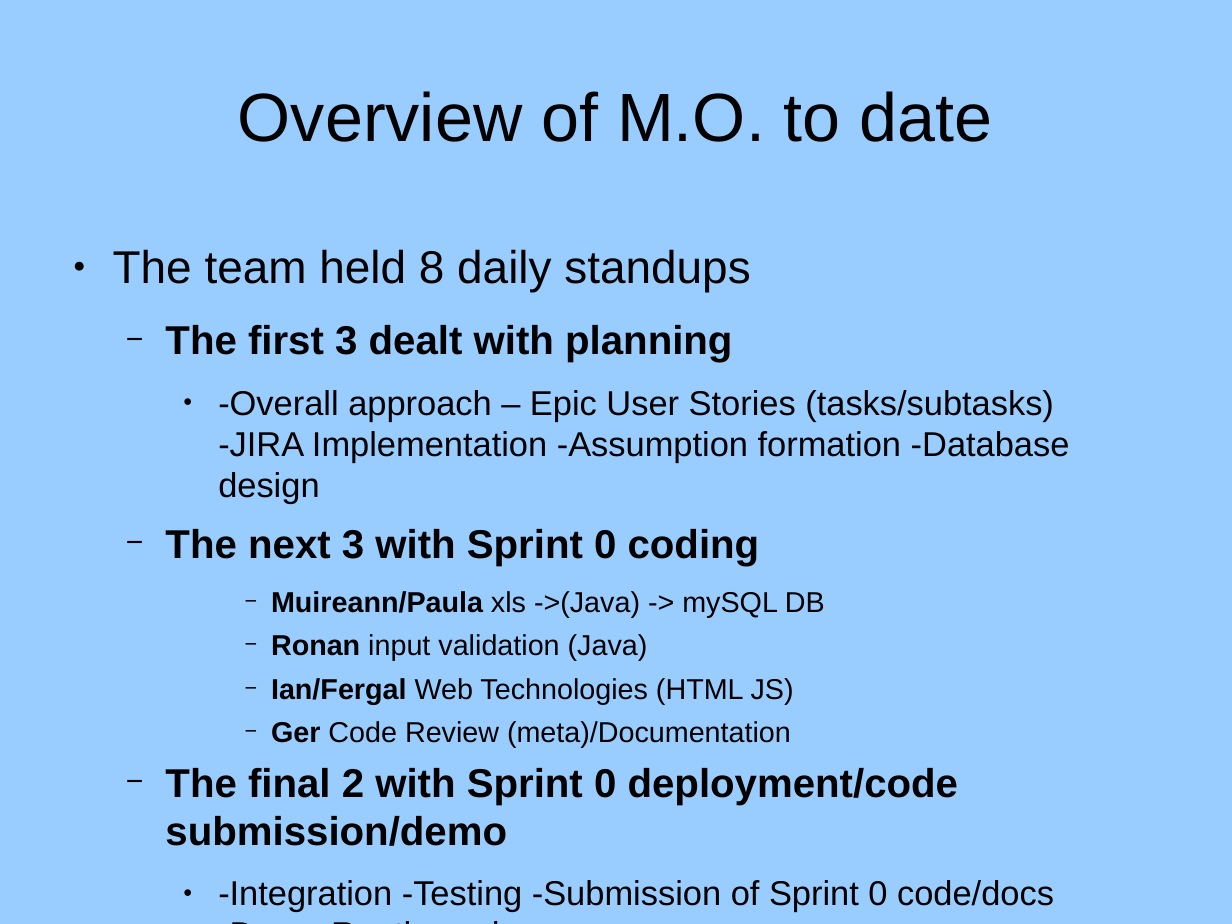
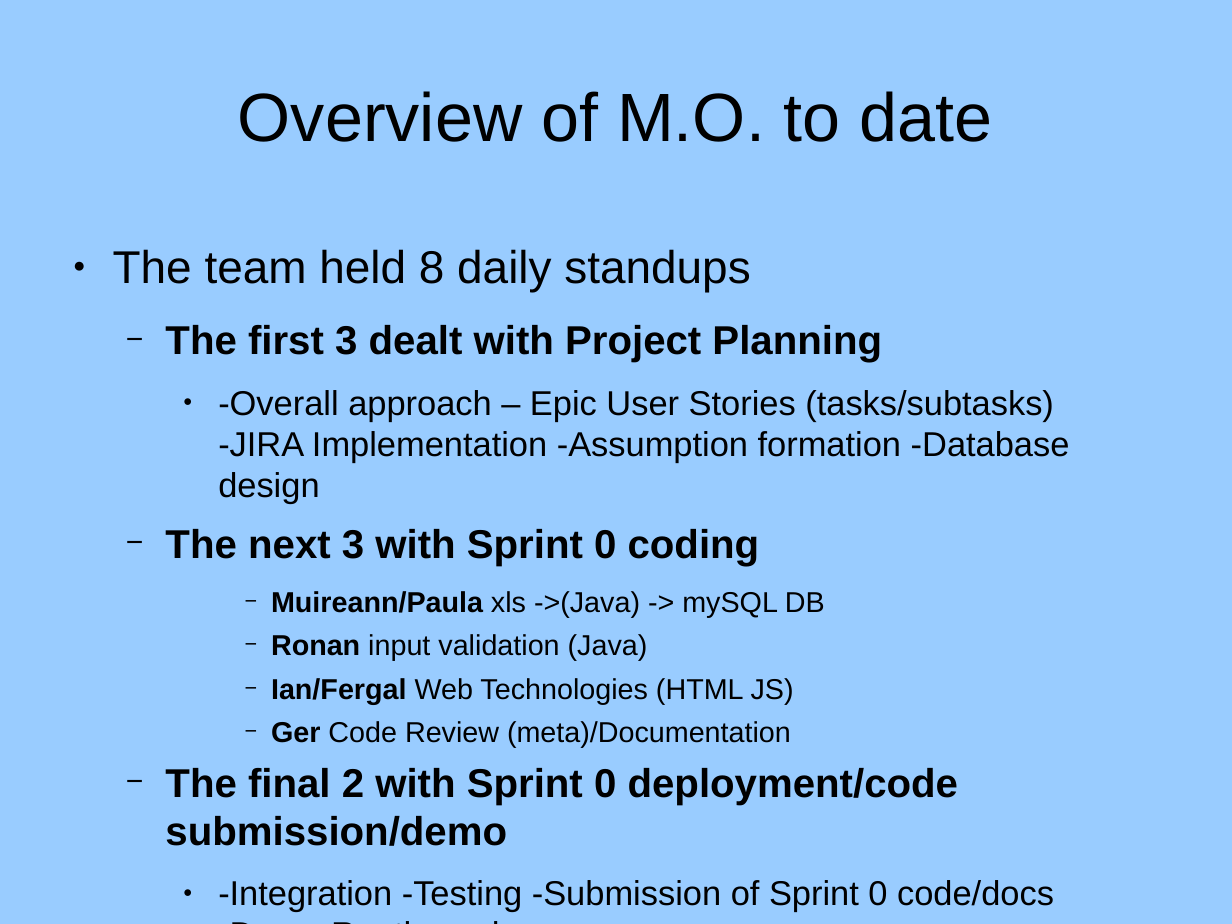
Before and after one commit to rednanor/GroupProject, a slide deck: slide 2 of Group5presentation.odp. Drawn at 1232x924 pixels with LibreOffice and Linux fonts; fonts in the diff are those of the drawing; background and template pictures are left out. Boxes give left, top, right and bottom in pixels: in the first picture for what was removed or moved away, otherwise in the second. Text is boxed around its words. In the diff, an @@ line names an element or a change of style, - is before the commit and + after.

```diff
--- a/Group5presentation.odp
+++ b/Group5presentation.odp
@@ text at (165,325,882,363): text changed @@
-  − The first 3 dealt with planning
+  − The first 3 dealt with Project Planning
```
Also in this commit, not shown: 1 other slide changed, 1 slide added.
